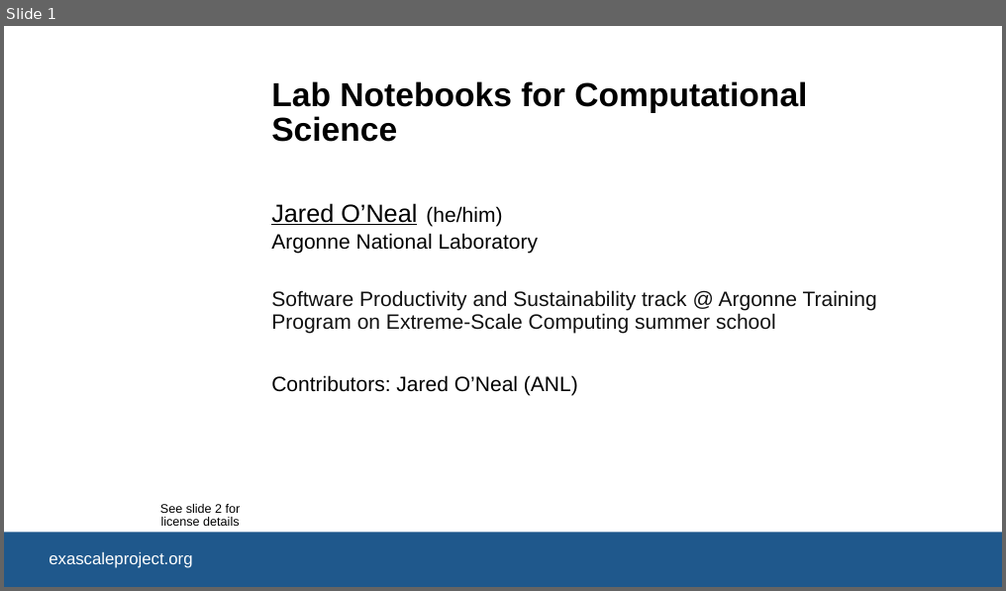
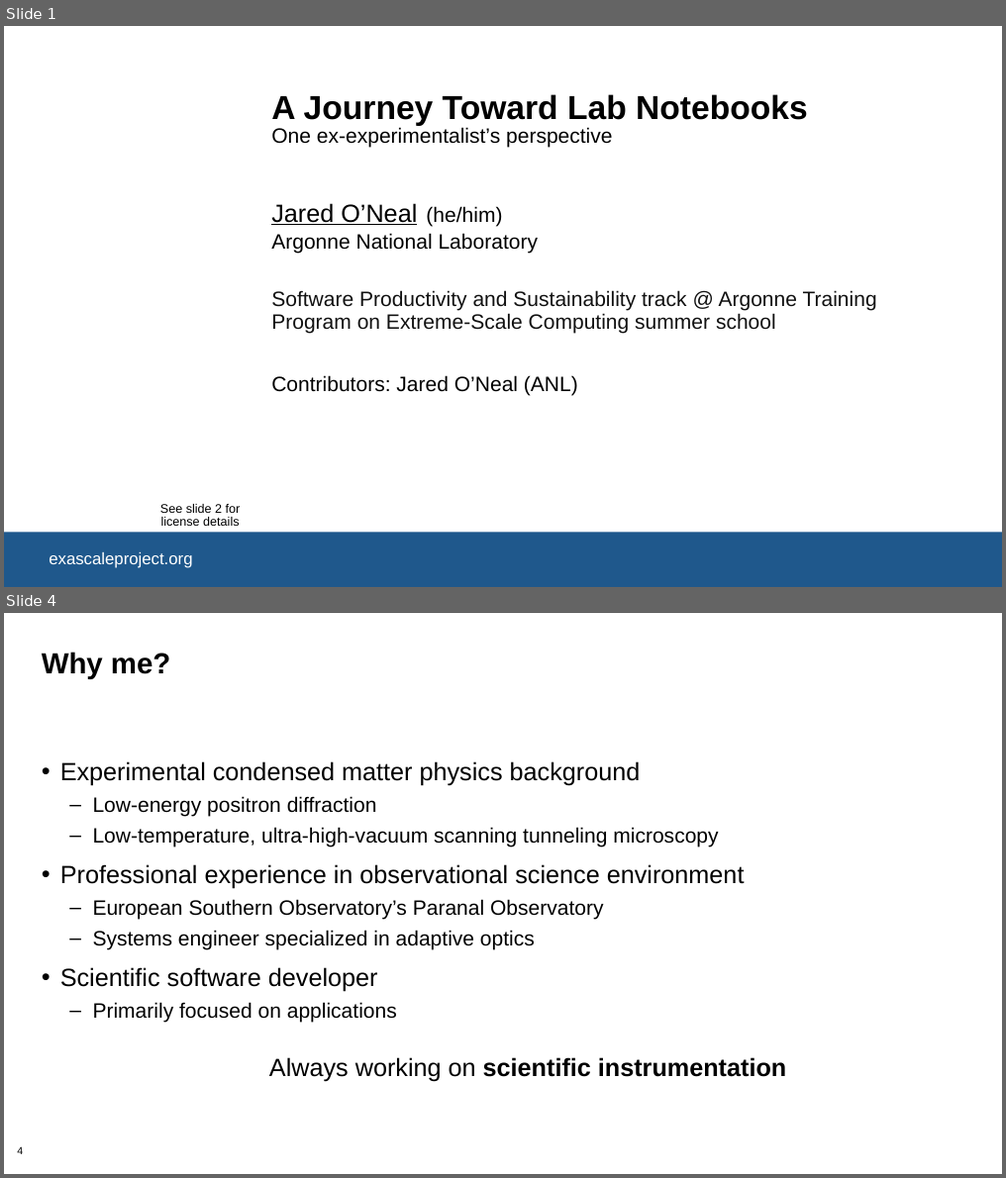
Before and after one commit to bssw-tutorial/presentations, a slide deck: lab-notebooks.pptx. Shown one above the other, each under a label of ours: slide 1 before the commit, slides 1 and 4 after it; the slides between them are not shown. The pictures are 1006x591 and 1006x1178 pixels, drawn with LibreOffice and Linux fonts; fonts in the diff are those of the drawing; background and template pictures are left out. Boxes give left, top, right and bottom in pixels: in the first picture for what was removed or moved away, otherwise in the second. Text is boxed around its words. In the diff, an @@ line names an element or a change of style, - is before the commit and + after.

```diff
--- a/lab-notebooks.pptx
+++ b/lab-notebooks.pptx
@@ slide 4 added at <box>4,613,1002,1174</box>, background #FFFFFF @@
@@ title added at <box>42,652,170,679</box>, 28 pt, text #000000, bold @@
+Why me?
@@ text added at <box>60,761,745,1022</box>, 20 pt, text #000000 @@
+• Experimental condensed matter physics background
+  – Low-energy positron diffraction
+  – Low-temperature, ultra-high-vacuum scanning tunneling microscopy
+• Professional experience in observational science environment
+  – European Southern Observatory’s Paranal Observatory
+  – Systems engineer specialized in adaptive optics
+• Scientific software developer
+  – Primarily focused on applications
@@ text added at <box>269,1058,786,1082</box>, 24 pt, text #000000, bold @@
+Always working on scientific instrumentation
@@ page number added at <box>17,1147,23,1155</box>, 10 pt, text #000000 @@
+4
@@ slide 1 changed as well @@
@@ title at <box>271,94,808,148</box>: text changed; size 32 to 20 pt; bold off @@
-Lab Notebooks for Computational Science
+A Journey Toward Lab Notebooks
+One ex-experimentalist’s perspective
```
Also in this commit, not shown: 19 other slides added, 1 other file.
